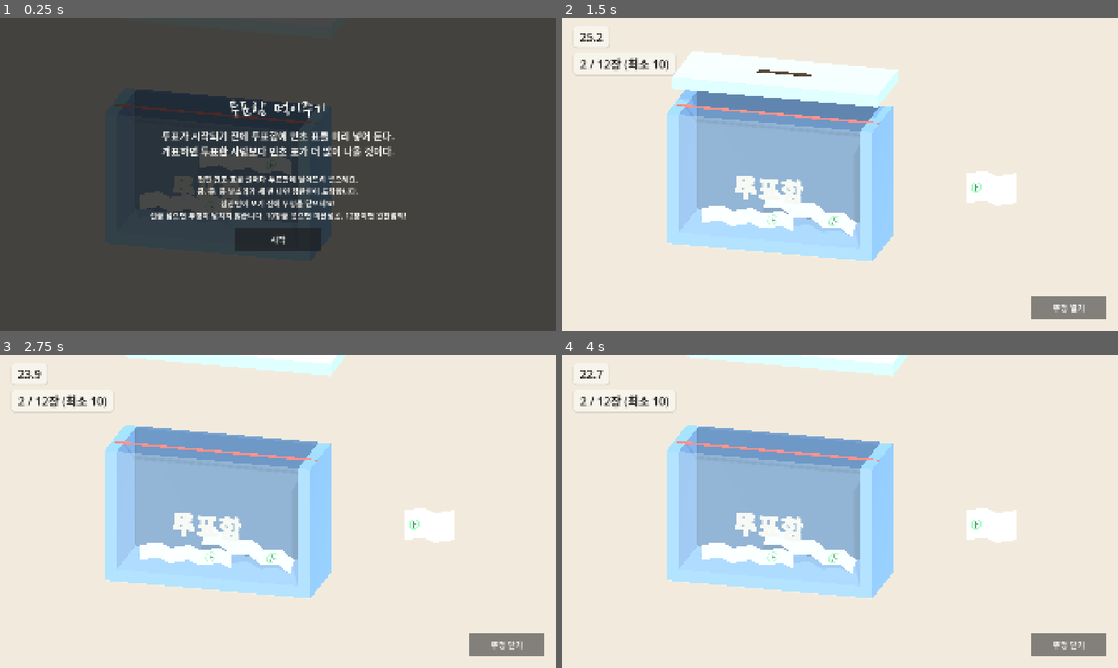
Above: before the commit, frames 1-4 (two rows, left to right).
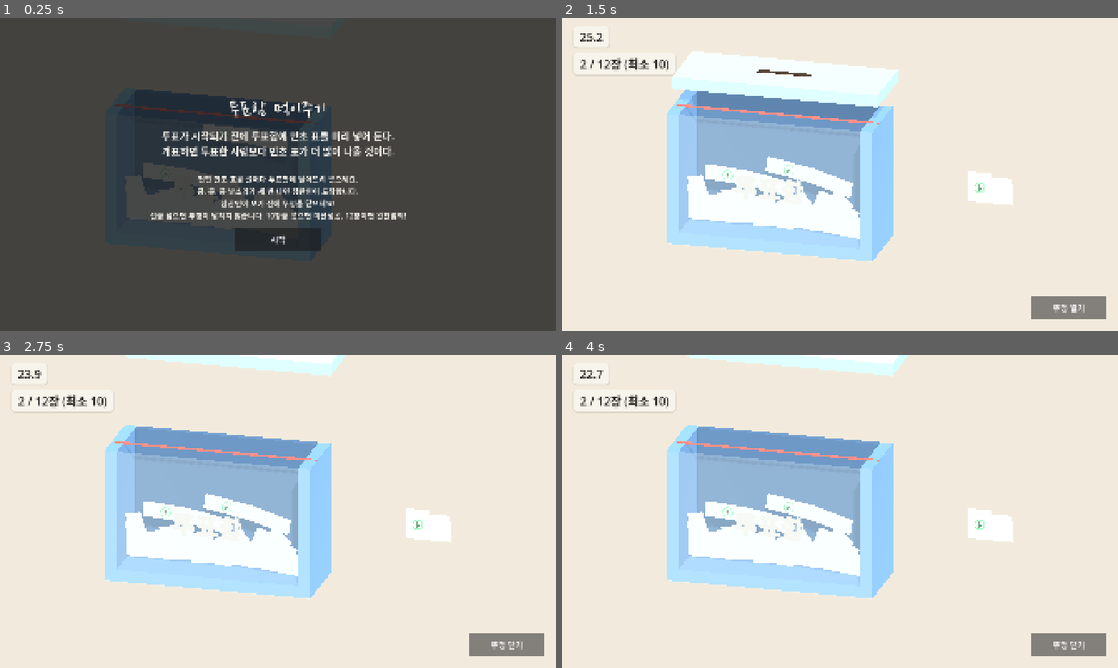
Above: after the commit, the same moments.

Repository: hahaha13791/mincho-game
Game: Godot game, scene res://minigames/ballot_box/ballot_box.tscn
Two runs of this game, one before a commit and one after it. Both use one fixed random seed, a clock stepped at 60 frames per second and the inputs below. This scene is started directly instead of the project's main scene.
Inputs:
- Up to frame 1 (0.25 s): no input
- Up to frame 2 (1.5 s): click "시작" at 0.5 s; click "뚜껑 닫기" at 1.25 s
- Up to frame 3 (2.75 s): click "뚜껑 열기" at 2 s
- Up to frame 4 (4 s): click "뚜껑 닫기" at 2.75 s; click "뚜껑 열기" at 3.5 s

The runs differ from the first frame. In frame 1, 2.9% of the frame differs, in the area x 22-54%, y 34-68%; in frame 2, 3.4%, in the area x 22-82%, y 44-71%; in frame 3, 3.4%; in frame 4, 3.4%.

Commit message:
feat(minigames/ballot_box): 표를 반 접은 카드 모양으로 바꾸고 바닥에 고정 표 더미를 깖
- 표: 한 면은 눕고 나머지 면이 접힌 선에서 살짝 들린 V자. ㄱ자는 위 조각이 들린 면
- 더미: 고정된 표를 두 줄로 겹쳐 깔고 윗줄을 많이 기울여 모서리가 삐죽 튀어나오게.
  매판 같은 모양(pile_seed)이라 난이도가 흔들리지 않고, 장수에 안 들어가며 집을 수 없다.
  높이는 pile_height 하나로 조정. 무작위 투하 시뮬레이션에서 1.2는 12장이 면적상 거의 안 들어가 0.7로 정함

Co-Authored-By: Claude Opus 5.5 <noreply@anthropic.com>

Diff:
--- a/minigames/ballot_box/ballot_box.gd
+++ b/minigames/ballot_box/ballot_box.gd
@@ -29,6 +29,7 @@
 	[Rect2(-0.75, -0.5, 1.5, 1.0)],
 	[Rect2(-0.75, -0.25, 1.5, 0.5), Rect2(-0.75, -0.25, 0.5, 1.25)],
 ]
+const PILE_ROW: float = 0.45 # 바닥 더미 줄 간격
 const THUMPS: int = 3 # 도착 예고 발소리 수. 하나씩 늘어난다
 const THUMP_GAP: float = 0.8 # 발소리 간격. 마지막 쿵 → 도착 = warn_lead - (THUMPS - 1) × 이 값
 const INTRO_TEXT: String = "투표가 시작되기 전에 투표함에 민초 표를 미리 넣어 둔다. 개표하면 투표한 사람보다 민초 표가 더 많이 나올 것이다." # 튜토리얼 위 칸: 어떤 수법인지
@@ -38,6 +39,8 @@
 @export var perfect_papers: int = 12 # 이 장수 이상 + 여유 있게 닫으면 완전범죄
 @export var success_papers: int = 10 # 이 장수 미만이면 적발
 @export var initial_papers: int = 2 # 시작 때 상자 안에 들어 있는 표
+@export var pile_height: float = 0.7 # 두 줄. 1.2면 12장이 면적상 거의 안 들어간다. 바닥에 깔린 표 더미 높이. 높을수록 남는 자리가 줄어 어렵다. 장수에는 안 들어간다
+@export var pile_seed: int = 7 # 더미 모양. 매판 같은 모양이라 난이도가 흔들리지 않는다
 @export var visit_count: int = 3
 @export var first_visit: float = 8.0 # 첫 도착 시각(초)
 @export var visit_gap: float = 8.0 # 방문 간격
@@ -72,8 +75,9 @@
 	_sfx = AudioStreamPlayer.new()
 	add_child(_sfx)
 	_build_visuals()
-	for i in initial_papers: # 상자 안에 미리 들어 있는 표. 시작 전에 물리로 자리잡는다
-		var p: BallotPaper = _make_paper(Vector3(BOX_CENTER_X + (i % 2 - 0.5) * 2.0, FLOOR_Y + 1.0 + i * 1.6, 0.0))
+	_build_pile()
+	for i in initial_papers: # 상자 안에 미리 들어 있는 표. 시작 전에 물리로 자리잡는다(더미 위에 떨어진다)
+		var p: BallotPaper = _make_paper(Vector3(BOX_CENTER_X + (i % 2 - 0.5) * 2.0, FLOOR_Y + pile_height + 1.2 + i * 1.6, 0.0))
 		p.set_waiting(false)
 	$HUD/CloseButton.pressed.connect(_on_close_pressed)
 	Tutorial.open(self, INTRO_TEXT, TUTORIAL_TEXT, _start)
@@ -242,6 +246,42 @@
 	return p
 
 
+# 바닥 표 더미: 고정된 표를 줄줄이 겹쳐 깐다. 맨 윗줄은 많이 기울여 모서리가 삐죽 튀어나오게(위에 쌓기 어렵게).
+# _papers에 넣지 않아 집을 수도, 장수에 셀 수도 없다. 조금 어두운 종이라 새로 넣은 표와 구별된다
+func _build_pile() -> void:
+	var rng: RandomNumberGenerator = RandomNumberGenerator.new()
+	rng.seed = pile_seed
+	var left: float = BOX_CENTER_X - BOX_W / 2.0
+	var right: float = BOX_CENTER_X + BOX_W / 2.0
+	var y: float = FLOOR_Y + 0.25
+	while y <= FLOOR_Y + pile_height:
+		var top_row: bool = y + PILE_ROW > FLOOR_Y + pile_height
+		var tilt: float = 0.9 if top_row else 0.4
+		if y < FLOOR_Y + PILE_ROW: # 맨 아랫줄은 바닥을 뚫지 않게 거의 눕힌다
+			tilt = 0.15
+		var x: float = left
+		while x < right:
+			var p: BallotPaper = BallotPaper.new()
+			var shape: Array = SHAPES[rng.randi() % SHAPES.size()]
+			p.setup(shape, PALETTE.paper.darkened(0.12), PALETTE.mincho, false)
+			p.freeze = true
+			p.rotation.z = rng.randf_range(-tilt, tilt)
+			var half: float = _half_width(shape, p.rotation.z)
+			p.position = Vector3(clampf(x + half, left + half, right - half), y + rng.randf_range(-0.1, 0.1), 0.0)
+			add_child(p)
+			x += half * 2.0 * rng.randf_range(0.6, 0.9) # 조금씩 겹쳐 빈틈 없이
+		y += PILE_ROW
+
+
+# shape를 angle만큼 돌렸을 때 중심에서 좌우 끝까지 거리(벽 밖으로 삐져나가지 않게)
+func _half_width(shape: Array, angle: float) -> float:
+	var half: float = 0.0
+	for r: Rect2 in shape:
+		for c: Vector2 in [r.position, r.end, Vector2(r.position.x, r.end.y), Vector2(r.end.x, r.position.y)]:
+			half = maxf(half, absf(c.rotated(angle).x))
+	return half
+
+
 func _spawn_tray_paper() -> void:
 	_tray = _make_paper(TRAY_POS)
 	_tray.set_waiting(true) # 집기 전까지 위치 고정, 물리 없음
--- a/minigames/ballot_box/ballot_paper.gd
+++ b/minigames/ballot_box/ballot_paper.gd
@@ -1,19 +1,20 @@
 class_name BallotPaper
 extends RigidBody3D
 ## 접힌 표 한 장. 몸 중심 기준 직사각형(Rect2) 조각을 이어 붙인 모양. 평면(z=0)에서만 움직인다.
-## 충돌은 조각마다 상자, 겉모습은 조각마다 병풍처럼 지그재그로 접힌 하얀 종이 + 민초 기표 하나.
+## 충돌은 조각마다 상자. 겉모습은 한 번 접은 흰 종이: 한 면은 카메라를 보고 눕고, 나머지 면은 접힌 선에서
+## 살짝 들려 V자로 벌어진다. 한 조각짜리는 반으로 접고, 여러 조각이면 첫 조각이 바닥 면, 나머지가 들린 면.
 
 const STAMP_MARK: PackedScene = preload("res://common/stamp_mark.tscn")
 const DEPTH: float = 0.5 # 충돌 두께(z). 겉모습은 이보다 얇다
 const SHEET_T: float = 0.04 # 종이 두께
-const FOLD_W: float = 0.5 # 접힌 면 하나의 폭(대략)
-const FOLD_ANGLE: float = deg_to_rad(40.0) # 면이 번갈아 기울어 접힌 선이 명암으로 보인다
+const LIFT: float = deg_to_rad(15.0) # 들린 면이 카메라 쪽으로 벌어지는 각도
 const STAMP_SCALE: float = 0.7
 
 var rects: Array = []
 
 
-func setup(shape: Array, paper: Color, ink: Color) -> void:
+## stamped = false면 기표 없이(뒤집힌 면). 여러 장 겹친 더미에서 기표가 어지럽게 겹치지 않게
+func setup(shape: Array, paper: Color, ink: Color, stamped: bool = true) -> void:
 	rects = shape
 	axis_lock_linear_z = true
 	axis_lock_angular_x = true
@@ -32,57 +33,70 @@
 	var mat: StandardMaterial3D = StandardMaterial3D.new()
 	mat.albedo_color = paper
 	mat.roughness = 1.0
-	var panels: Array[MeshInstance3D] = []
-	for i in rects.size():
-		panels.append_array(_fold(_visible_part(i), mat))
+	var base: Rect2 = rects[0]
+	if rects.size() == 1: # 반으로 접기: 긴 쪽의 뒤쪽 절반이 들린 면
+		if _vertical(base):
+			_flap(Rect2(base.position.x, base.get_center().y, base.size.x, base.size.y / 2.0), mat)
+			base.size.y /= 2.0
+		else:
+			_flap(Rect2(base.get_center().x, base.position.y, base.size.x / 2.0, base.size.y), mat)
+			base.size.x /= 2.0
+	for i in range(1, rects.size()):
+		_flap(_visible_part(i), mat)
+	var flat: MeshInstance3D = _sheet(base.size, mat)
+	flat.position = Vector3(base.get_center().x, base.get_center().y, 0.0)
+	add_child(flat)
+	if not stamped:
+		return
 	var stamp: Node3D = STAMP_MARK.instantiate()
 	stamp.ink = ink
 	stamp.scale = Vector3.ONE * STAMP_SCALE
 	stamp.rotation.x = PI / 2.0 # 원래 눕혀 찍는 자국이라 세워서 카메라 쪽(+z)을 보게
 	stamp.position.z = SHEET_T / 2.0 + 0.01
-	panels.pick_random().add_child(stamp)
+	flat.add_child(stamp)
+
+
+static func _vertical(r: Rect2) -> bool:
+	return r.size.y > r.size.x
 
 
 # 앞 조각과 겹치는 시작 부분을 잘라 낸다(ㄱ자 표가 한 장이 꺾여 접힌 것처럼 보이게). 충돌은 그대로
 func _visible_part(i: int) -> Rect2:
 	var r: Rect2 = rects[i]
-	var vertical: bool = r.size.y > r.size.x
 	for j in i:
 		var q: Rect2 = rects[j]
 		if not r.intersects(q):
 			continue
-		if vertical and q.position.y <= r.position.y and q.end.y < r.end.y:
+		if _vertical(r) and q.position.y <= r.position.y and q.end.y < r.end.y:
 			r = Rect2(r.position.x, q.end.y, r.size.x, r.end.y - q.end.y)
-		elif not vertical and q.position.x <= r.position.x and q.end.x < r.end.x:
+		elif not _vertical(r) and q.position.x <= r.position.x and q.end.x < r.end.x:
 			r = Rect2(q.end.x, r.position.y, r.end.x - q.end.x, r.size.y)
 	return r
 
 
-# 긴 쪽을 따라 면 n개로 나눠 번갈아 ±FOLD_ANGLE 기울인다. 면 중심은 모두 z=0이라 이웃 면 끝이 접힌 선에서 만난다
-func _fold(r: Rect2, mat: StandardMaterial3D) -> Array[MeshInstance3D]:
-	var vertical: bool = r.size.y > r.size.x
-	var length: float = r.size.y if vertical else r.size.x
-	var n: int = maxi(2, roundi(length / FOLD_W))
-	var w: float = length / n
-	var out: Array[MeshInstance3D] = []
-	for k in n:
-		var m: MeshInstance3D = MeshInstance3D.new()
-		var mesh: BoxMesh = BoxMesh.new()
-		mesh.material = mat
-		var along: float = -length / 2.0 + w * (k + 0.5)
-		var tilt: float = FOLD_ANGLE if k % 2 == 0 else -FOLD_ANGLE
-		if vertical:
-			mesh.size = Vector3(r.size.x, w / cos(FOLD_ANGLE), SHEET_T)
-			m.position = Vector3(r.get_center().x, r.get_center().y + along, 0.0)
-			m.rotation.x = tilt
-		else:
-			mesh.size = Vector3(w / cos(FOLD_ANGLE), r.size.y, SHEET_T)
-			m.position = Vector3(r.get_center().x + along, r.get_center().y, 0.0)
-			m.rotation.y = tilt
-		m.mesh = mesh
-		add_child(m)
-		out.append(m)
-	return out
+# 들린 면: r의 시작 변(왼쪽 또는 아래)이 접힌 선. 그 선을 축으로 카메라 쪽(+z)으로 LIFT만큼 들린다
+func _flap(r: Rect2, mat: StandardMaterial3D) -> void:
+	var hinge: Node3D = Node3D.new()
+	var sheet: MeshInstance3D = _sheet(r.size, mat)
+	if _vertical(r):
+		hinge.position = Vector3(r.get_center().x, r.position.y, 0.0)
+		hinge.rotation.x = LIFT
+		sheet.position.y = r.size.y / 2.0
+	else:
+		hinge.position = Vector3(r.position.x, r.get_center().y, 0.0)
+		hinge.rotation.y = -LIFT
+		sheet.position.x = r.size.x / 2.0
+	hinge.add_child(sheet)
+	add_child(hinge)
+
+
+func _sheet(size: Vector2, mat: StandardMaterial3D) -> MeshInstance3D:
+	var m: MeshInstance3D = MeshInstance3D.new()
+	var mesh: BoxMesh = BoxMesh.new()
+	mesh.size = Vector3(size.x, size.y, SHEET_T)
+	mesh.material = mat
+	m.mesh = mesh
+	return m
 
 
 ## 대기 중인 표는 위치를 고정하고 충돌도 끈다 (집은 표나 쌓인 표를 밀어내지 않게)
